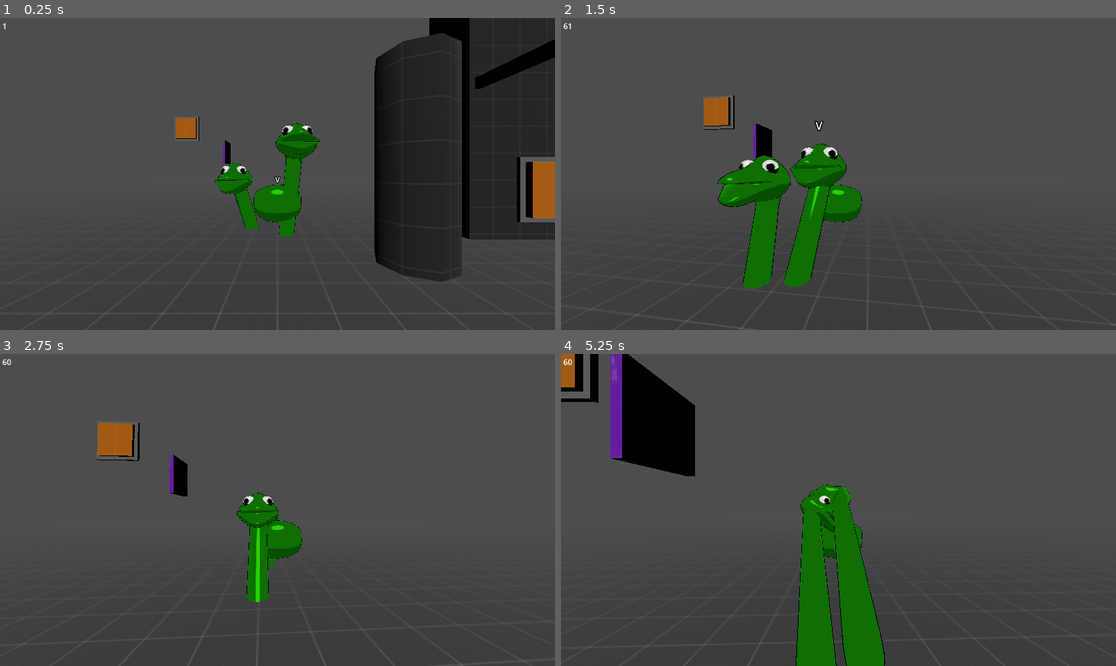
Above: before the commit, frames 1-4 (two rows, left to right).
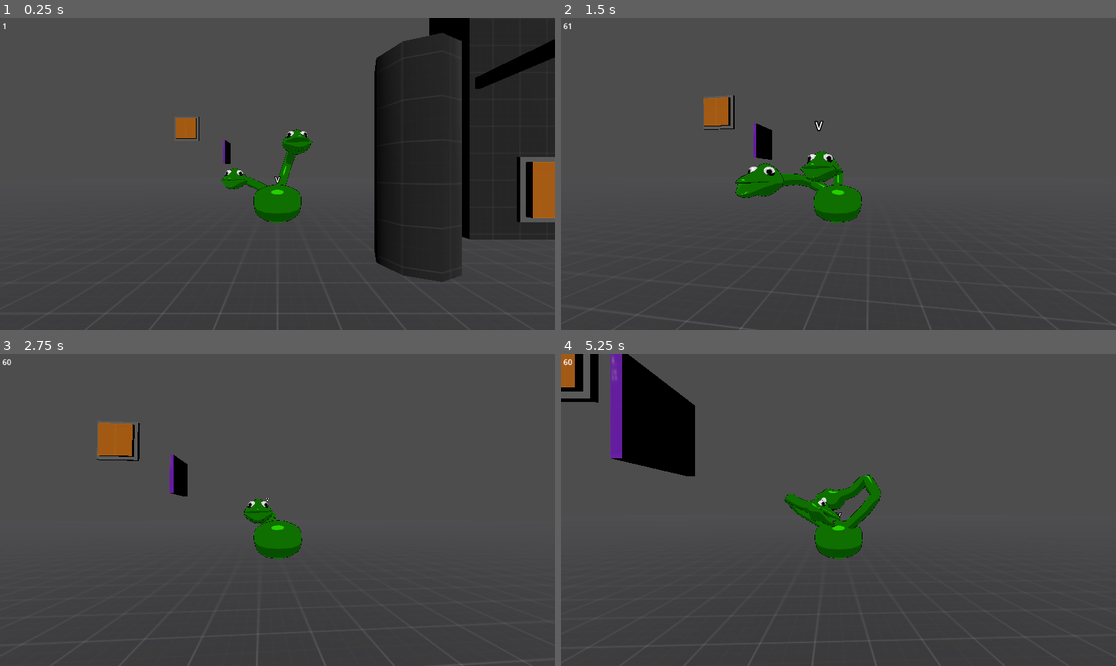
Above: after the commit, the same moments.

Repository: Norodix/Hydradynamic
Game: Godot game, scene res://Source/Environment/world.tscn
Same seed, same stepped clock (60 frames per second), same inputs: the game is played once before the commit and once after it.
Inputs (mouse positions are in pixels of both pictures, inside the frame that each line leads up to):
- Up to frame 1 (0.25 s): no input
- Up to frame 2 (1.5 s): tap Enter at 0.5 s; move the mouse to (866, 174) at 0.52 s; hold Ctrl (Sneak) 0.53-1.28 s; hold W (Forward) from 0.53 s (still down); move the mouse to (810, 174) at 1.27 s; tap Space (control_next) at 1.35 s
- Up to frame 3 (2.75 s): keep holding W (Forward); move the mouse to (288, 503) at 2.02 s; hold Ctrl (Sneak) from 2.03 s (still down)
- Up to frame 4 (5.25 s): keep holding W (Forward); move the mouse to (832, 516) at 2.77 s; release Ctrl (Sneak) at 2.78 s; tap Space (control_next) at 2.85, 4.35 s; move the mouse to (877, 513) at 3.52 s; hold Ctrl (Sneak) 3.53-4.28 s; move the mouse to (794, 506) at 4.27 s; move the mouse to (844, 510) at 5.02 s; hold Ctrl (Sneak) from 5.03 s (still down)

The runs differ from the first frame. In frame 1, 1.5% of the frame differs, in the area x 38-58%, y 33-71%; in frame 2, 4.2%; in frame 3, 1.2%; in frame 4, 5.9%, in the area x 40-59%, y 38-100%.
Error before the commit: Invalid access to property or key 'mesh' on a base object of type 'null instance'. (res://Source/Characters/hydra_head.gd:9)

Commit message:
Add hydra head move

Diff:
--- a/Source/Characters/hydra_head.gd
+++ b/Source/Characters/hydra_head.gd
@@ -4,23 +4,19 @@
 @export var is_neck_visible = true
 
 func _process(delta):
-	var neck = $Neck
-	var parent = get_parent()
-	if neck.mesh is CylinderMesh and parent:
-		neck.visible = is_neck_visible
-
-		var start = parent.global_position + neck_root_offset
-		var end = self.global_position
-		neck.mesh.height = start.distance_to(end)
-
-		# calculate transform from start and end
-		var Y = (end - start).normalized()
-		var X = Vector3(Y[2], Y[2], -Y[0]-Y[1])
-		if X.length() < 0.01: #make sure it is not degenerative
-			X = Vector3(-Y[1]-Y[2], Y[0], Y[0])
-		neck.global_transform.basis = Basis(X, Y, X.cross(Y)).orthonormalized()
-		neck.global_position = (start + end) / 2
-		pass
+	$Neck_Target.global_position = get_parent().global_position + neck_root_offset
+#	var parent = get_parent()
+#	if parent:
+#		var start = parent.global_position + neck_root_offset
+#		var end = self.global_position
+#
+#		# calculate transform from start and end
+#		var Y = (start - end).normalized()
+#		var X = Vector3(Y[2], Y[2], -Y[0]-Y[1])
+#		if X.length() < 0.01: #make sure it is not degenerative
+#			X = Vector3(-Y[1]-Y[2], Y[0], Y[0])
+#		$Neck_Target.global_transform.basis = Basis(X, Y, X.cross(Y)).orthonormalized()
+#		pass
 
 
 func self_destruct(time = 5):
--- a/Source/Characters/hydra_head.tscn
+++ b/Source/Characters/hydra_head.tscn
@@ -118,7 +118,7 @@
 shape = SubResource("SphereShape3D_kpix3")
 
 [node name="Armature" type="Node3D" parent="."]
-transform = Transform3D(0.3, 0, 0, 0, 0.3, 0, 0, 0, 0.3, 0, 0, -4.43973)
+transform = Transform3D(0.211, 0, 0, 0, 0.211, 0, 0, 0, 0.211, 0, 0, -3.18073)
 
 [node name="Skeleton3D" type="Skeleton3D" parent="Armature"]
 bones/0/name = "Head"
@@ -197,5 +197,5 @@
 script = ExtResource("4_8dbd0")
 
 [node name="Neck_Target" type="Marker3D" parent="."]
-transform = Transform3D(1, 0, 0, 0, -1, 8.74228e-08, 0, -8.74228e-08, -1, 0, -1.89093, -0.0086391)
+transform = Transform3D(1, 0, 0, 0, -1, 8.74228e-08, 0, -8.74228e-08, -1, 0, -1.89093, -0.803467)
 top_level = true
